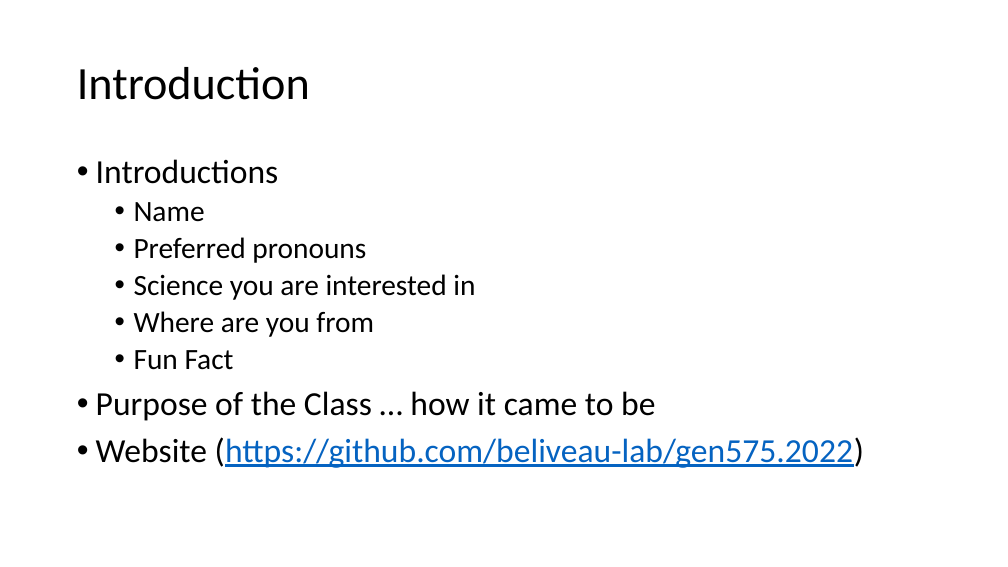
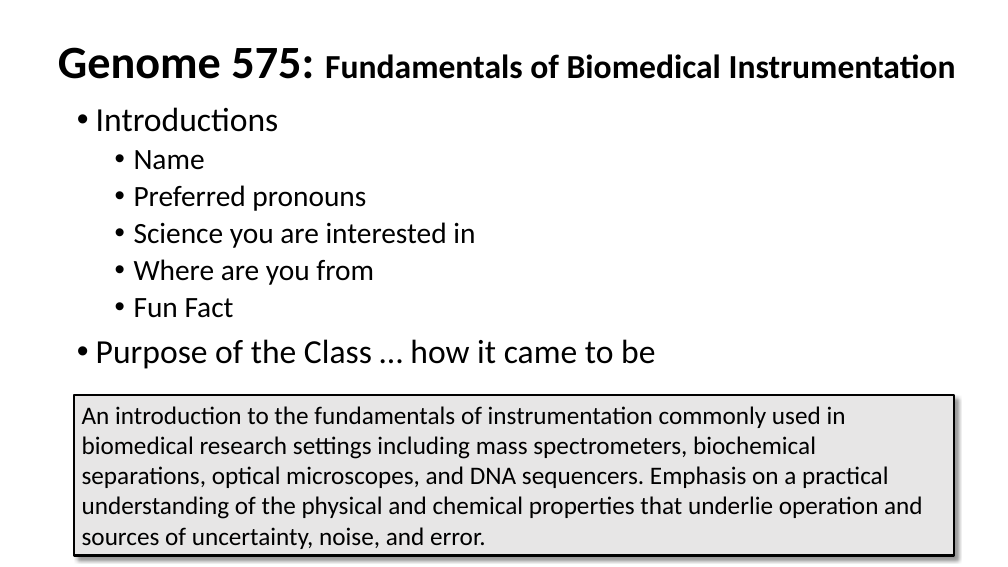
Before and after one commit to beliveau-lab/gen575, a slide deck: slide 1 of lectures/1.Introduction.pptx. Drawn at 1008x567 pixels with LibreOffice and Linux fonts; fonts in the diff are those of the drawing. Boxes give left, top, right and bottom in pixels: in the first picture for what was removed or moved away, otherwise in the second. Text is boxed around its words. In the diff, an @@ line names an element or a change of style, - is before the commit and + after.

```diff
--- a/lectures/1.Introduction.pptx
+++ b/lectures/1.Introduction.pptx
@@ title at box(58, 47, 956, 79): text changed; size 44 to 32 pt; bold on @@
-Introduction
+Genome 575: Fundamentals of Biomedical Instrumentation
@@ text "Introductions": place and size @@
-text "Introductions" at box(96, 159, 864, 468)
+text "Introductions" at box(96, 107, 655, 369)
@@ rectangle added at box(74, 395, 954, 556), fill #E7E6E6, outline #000000 2.25 pt, 24 pt, text #000000 @@
+An introduction to the fundamentals of instrumentation commonly used in biomedical research settings including mass spectrometers, biochemical separations, optical microscopes, and DNA sequencers. Emphasis on a practical understanding of the physical and chemical properties that underlie operation and sources of uncertainty, noise, and error.
@@ text at box(96, 437, 864, 468): paragraph removed @@
-• Website (https://github.com/beliveau-lab/gen575.2022)
```
Also in this commit, not shown: 3 other slides changed, 1 slide added, 1 slide removed, 2 other files.
